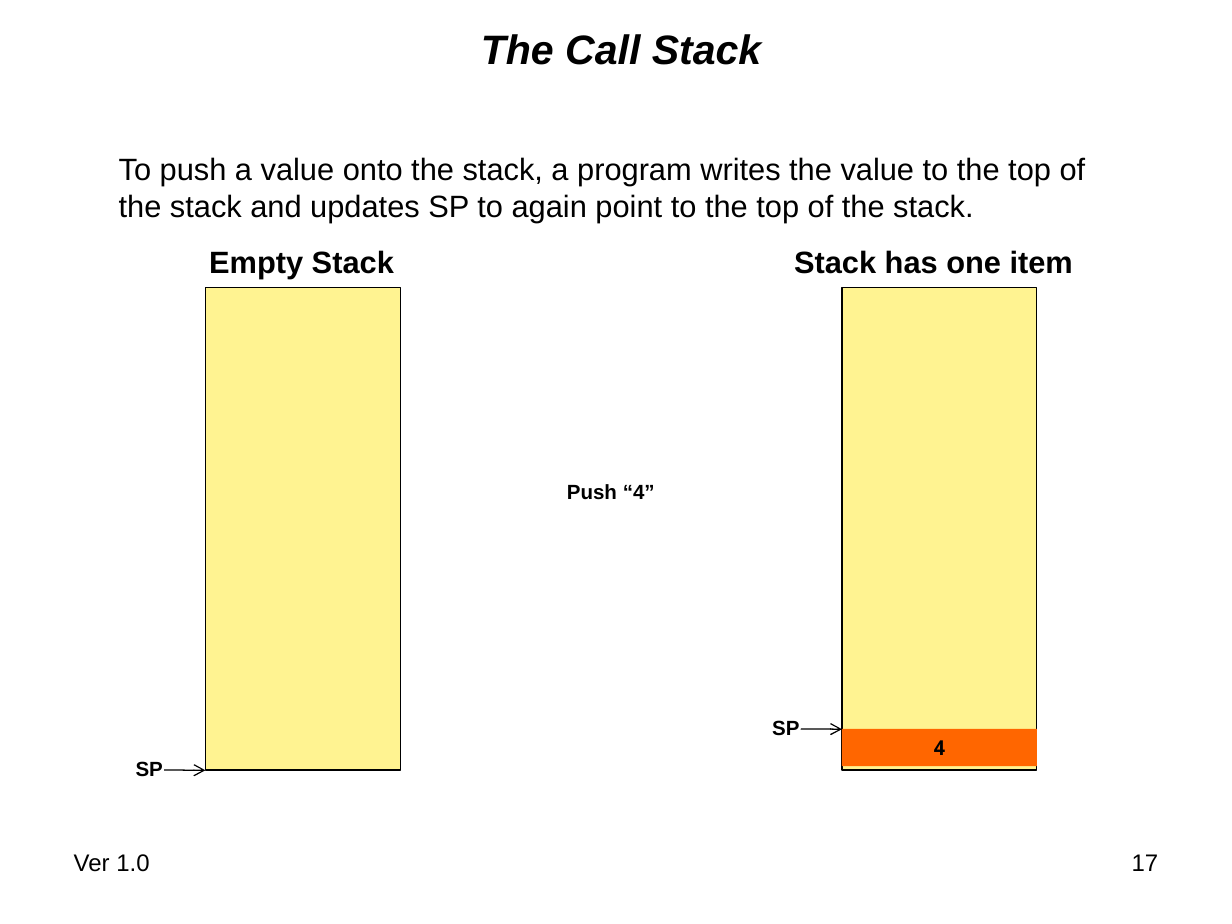
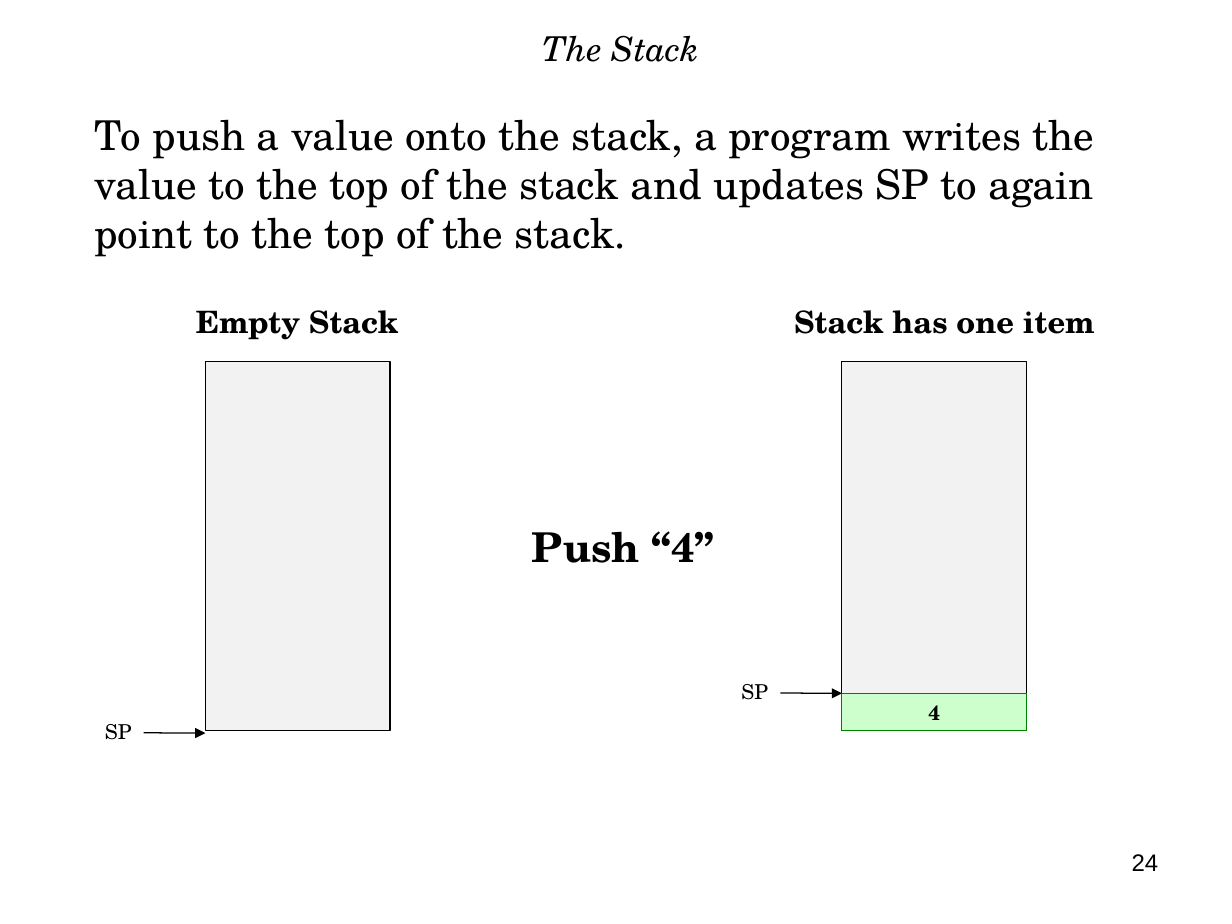
Before and after one commit to nasa/trick, a slide deck: slide 24 of share/doc/trick/Basics_of_Program_Memory_and_Variables.ppt (slide 17 before the commit). Drawn at 1232x924 pixels with LibreOffice and Linux fonts; fonts in the diff are those of the drawing; background and template pictures are left out. Boxes give left, top, right and bottom in pixels: in the first picture for what was removed or moved away, otherwise in the second. Text is boxed around its words. In the diff, an @@ line names an element or a change of style, - is before the commit and + after.

Commit message:
Update Basics_of_Program_Memory_and_Variables in preparation for interns. Ref #974

```diff
--- a/share/doc/trick/Basics_of_Program_Memory_and_Variables.ppt
+++ b/share/doc/trick/Basics_of_Program_Memory_and_Variables.ppt
@@ title at (x1=543, y1=35, x2=699, y2=62): text changed; size 24 to 20 pt; font Arial to TeX Gyre Schola; bold off @@
-The Call Stack
+The Stack
@@ text at (x1=94, y1=119, x2=1094, y2=257): text changed; size 18 to 24 pt; font Arial to TeX Gyre Schola @@
-To push a value onto the stack, a program writes the value to the top of
-the stack and updates SP to again point to the top of the stack.
+To push a value onto the stack, a program writes the value to the top of the stack and updates SP to again point to the top of the stack.
@@ text "Empty Stack" moved from (x1=209, y1=250, x2=394, y2=278) to (x1=196, y1=310, x2=398, y2=340) @@
@@ text "Empty Stack" at (x1=196, y1=310, x2=398, y2=340): font Arial to TeX Gyre Schola @@
@@ text "Stack has one item" at (x1=794, y1=310, x2=1095, y2=334): font Arial to TeX Gyre Schola @@
@@ text "Stack has one item" moved from (x1=794, y1=250, x2=1073, y2=274) to (x1=794, y1=310, x2=1095, y2=334) @@
@@ rectangle resized from (x1=206, y1=287, x2=400, y2=770) to (x1=206, y1=361, x2=391, y2=731) @@
@@ rectangle at (x1=206, y1=361, x2=391, y2=731): fill #FFF391 to #F2F2F2 @@
@@ rectangle at (x1=841, y1=361, x2=1026, y2=731): fill #FFF391 to #F2F2F2 @@
@@ rectangle resized from (x1=841, y1=287, x2=1036, y2=770) to (x1=841, y1=361, x2=1026, y2=731) @@
@@ text "Push “4”" moved from (x1=567, y1=484, x2=655, y2=500) to (x1=532, y1=531, x2=715, y2=563) @@
@@ text "Push “4”" at (x1=532, y1=531, x2=715, y2=563): size 12 to 24 pt, font Arial to TeX Gyre Schola @@
@@ text "SP" moved from (x1=772, y1=720, x2=799, y2=736) to (x1=741, y1=684, x2=768, y2=700) @@
@@ text "SP" at (x1=741, y1=684, x2=768, y2=700): font Arial to TeX Gyre Schola, bold off @@
@@ text "SP" moved from (x1=136, y1=761, x2=163, y2=777) to (x1=105, y1=724, x2=132, y2=740) @@
@@ text "SP" at (x1=105, y1=724, x2=132, y2=740): font Arial to TeX Gyre Schola, bold off @@
@@ arrow moved from (801, 729) - (841, 729) to (780, 694) - (841, 694) @@
@@ arrow (780, 694) - (841, 694): arrowheads changed @@
@@ rectangle "4" resized from (x1=841, y1=729, x2=1036, y2=766) to (x1=841, y1=694, x2=1026, y2=731) @@
@@ rectangle "4" at (x1=841, y1=694, x2=1026, y2=731): font Noto Sans Mono to TeX Gyre Schola; fill #FF6600 to #CCFFCC; outline none to #008000 0.74 pt @@
@@ arrow moved from (164, 770) - (206, 770) to (144, 733) - (206, 733) @@
@@ arrow (144, 733) - (206, 733): arrowheads changed @@
@@ text removed at (x1=74, y1=854, x2=149, y2=872) @@
-Ver 1.0
@@ page number at (x1=1132, y1=854, x2=1159, y2=871): text changed @@
-17
+24
```
Also in this commit, not shown: 25 other slides changed, 24 slides added, 10 slides removed, 1 other file.
